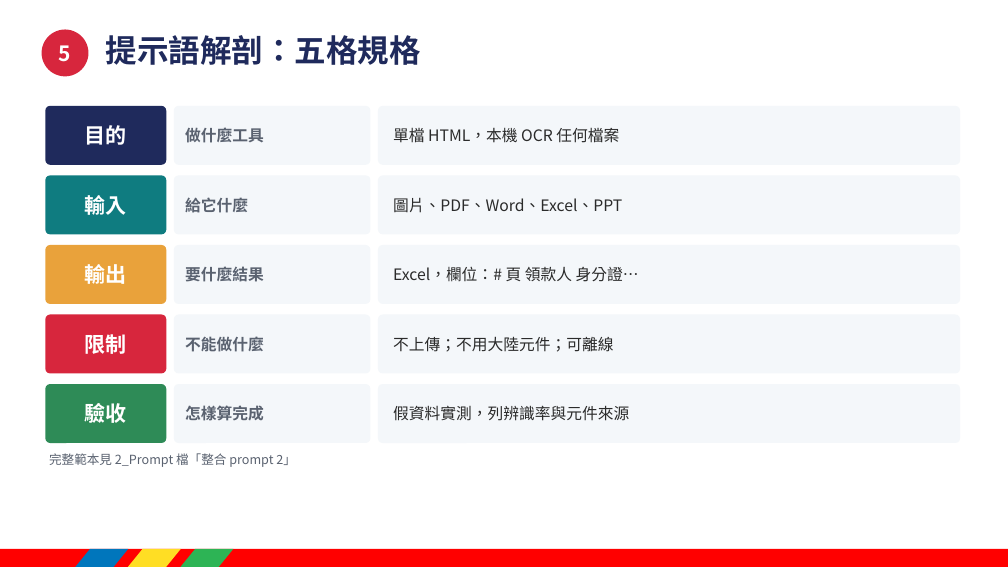
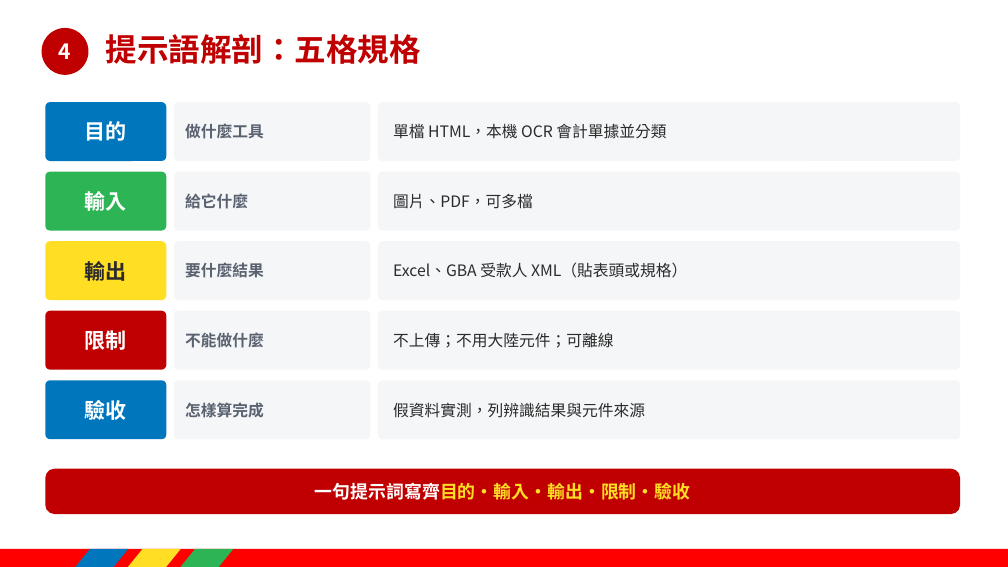
Before and after one commit to chaifeng666/ocr-classify-ui, a slide deck: slide 12 of course-kit/1_簡報_生成式AI產製本地OCR小工具.pptx (slide 6 before the commit). Drawn at 1008x567 pixels with LibreOffice and Linux fonts; fonts in the diff are those of the drawing. Boxes give left, top, right and bottom in pixels: in the first picture for what was removed or moved away, otherwise in the second. Text is boxed around its words. In the diff, an @@ line names an element or a change of style, - is before the commit and + after.

```diff
--- a/course-kit/1_簡報_生成式AI產製本地OCR小工具.pptx
+++ b/course-kit/1_簡報_生成式AI產製本地OCR小工具.pptx
@@ ellipse "4" at box(42, 28, 88, 75): fill #D7263D to #C00000 @@
@@ title "提示語解剖：五格規格" at box(106, 34, 421, 64): text colour #1F2A5C to #C00000 @@
@@ text in ellipse at box(59, 43, 71, 59): text changed @@
-5
+4
@@ rounded rectangle at box(45, 102, 166, 161): fill #1F2A5C to #0076BC @@
@@ text at box(393, 123, 666, 139): text changed @@
-單檔 HTML，本機 OCR 任何檔案
+單檔 HTML，本機 OCR 會計單據並分類
@@ rounded rectangle at box(45, 172, 166, 231): fill #0F7C80 to #2DB455 @@
@@ text at box(393, 193, 533, 209): text changed @@
-圖片、PDF、Word、Excel、PPT
+圖片、PDF，可多檔
@@ text "輸出" at box(85, 261, 127, 281): text colour #FFFFFF to #2B2B2B @@
@@ rounded rectangle at box(45, 241, 166, 300): fill #E9A23B to #FFDE24 @@
@@ 12 rounded rectangles, 9 texts: place and size @@
-12 rounded rectangles, 9 texts at box(45, 106, 960, 443)
+12 rounded rectangles, 9 texts at box(45, 102, 960, 439)
@@ fill #F4F7FA to #F4F6F8 in 10 elements at box(174, 102, 371, 161), box(378, 102, 960, 161), box(174, 172, 371, 231), box(378, 172, 960, 231), box(378, 241, 960, 300), box(174, 311, 371, 370), box(378, 311, 960, 370), box(174, 380, 371, 439), box(378, 380, 960, 439), box(174, 241, 371, 300) @@
@@ text at box(393, 262, 687, 278): text changed @@
-Excel，欄位：# 頁 領款人 身分證…
+Excel、GBA 受款人 XML（貼表頭或規格）
@@ rounded rectangle at box(45, 311, 166, 370): fill #D7263D to #C00000 @@
@@ rounded rectangle at box(45, 380, 166, 439): fill #2E8B57 to #0076BC @@
@@ text at box(393, 402, 645, 418): text changed @@
-假資料實測，列辨識率與元件來源
+假資料實測，列辨識結果與元件來源
@@ rounded rectangle added at box(45, 469, 960, 514), fill #C00000 @@
@@ text removed at box(49, 453, 296, 467) @@
-完整範本見 2_Prompt 檔「整合 prompt 2」
@@ text added at box(315, 483, 691, 500), 17 pt, text #FFDE24, bold @@
+一句提示詞寫齊目的・輸入・輸出・限制・驗收
```
Also in this commit, not shown: 9 other slides changed, 8 slides added, 4 slides removed, 6 other files.
